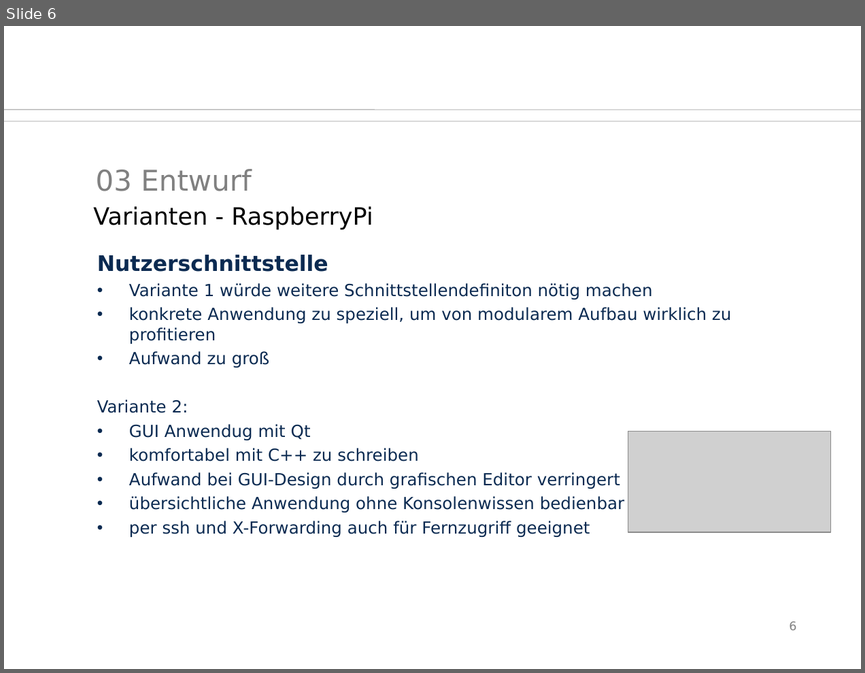
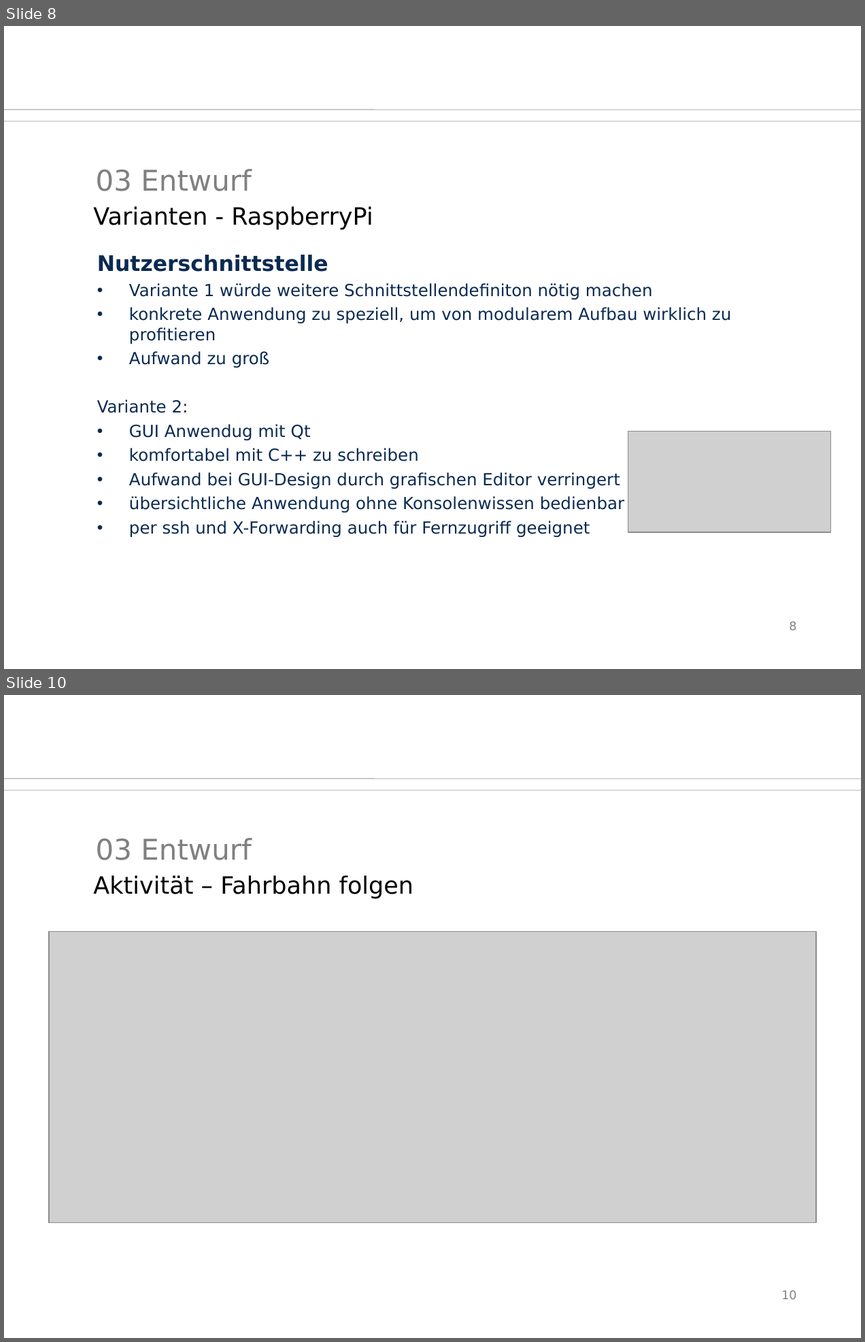
Before and after one commit to SaSteDD/ees_StegStef, a slide deck: präsi/btwf.odp. Shown one above the other, each under a label of ours: slide 6 before the commit, slides 8 and 10 after it; the slides between them are not shown. The pictures are 865x673 and 865x1342 pixels, drawn with LibreOffice and Linux fonts; fonts in the diff are those of the drawing; grey boxes stand for pictures; background and template pictures are left out. Boxes give left, top, right and bottom in pixels: in the first picture for what was removed or moved away, otherwise in the second. Text is boxed around its words. In the diff, an @@ line names an element or a change of style, - is before the commit and + after.

```diff
--- a/präsi/btwf.odp
+++ b/präsi/btwf.odp
@@ slide 10 added at (4,695,861,1338), background #FFFFFF; not listed: 2 template elements that a slide beside it also shows @@
@@ title added at (96,838,252,860), 24 pt, text #808080 @@
+03 Entwurf
@@ text added at (93,875,413,899), 20 pt, text #000000 @@
+Aktivität – Fahrbahn folgen
@@ picture added at (49,932,815,1223) @@
@@ page number added at (781,1290,796,1299), 10 pt, text #808080 @@
+10
@@ what was slide 6 is now slide 8 @@
@@ page number at (789,621,796,630): text changed @@
-6
+8
```
Also in this commit, not shown: 2 slides changed, 3 other slides added, 1 slide removed, 8 other files.
